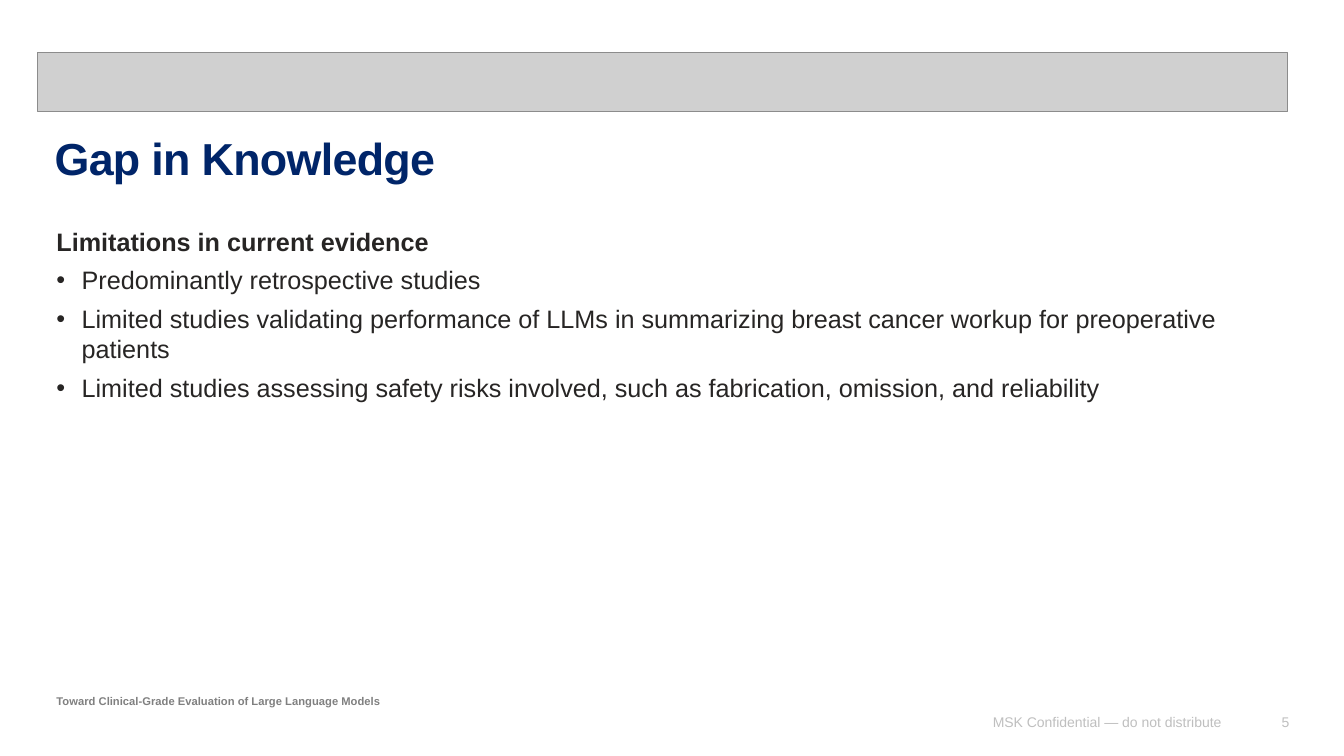
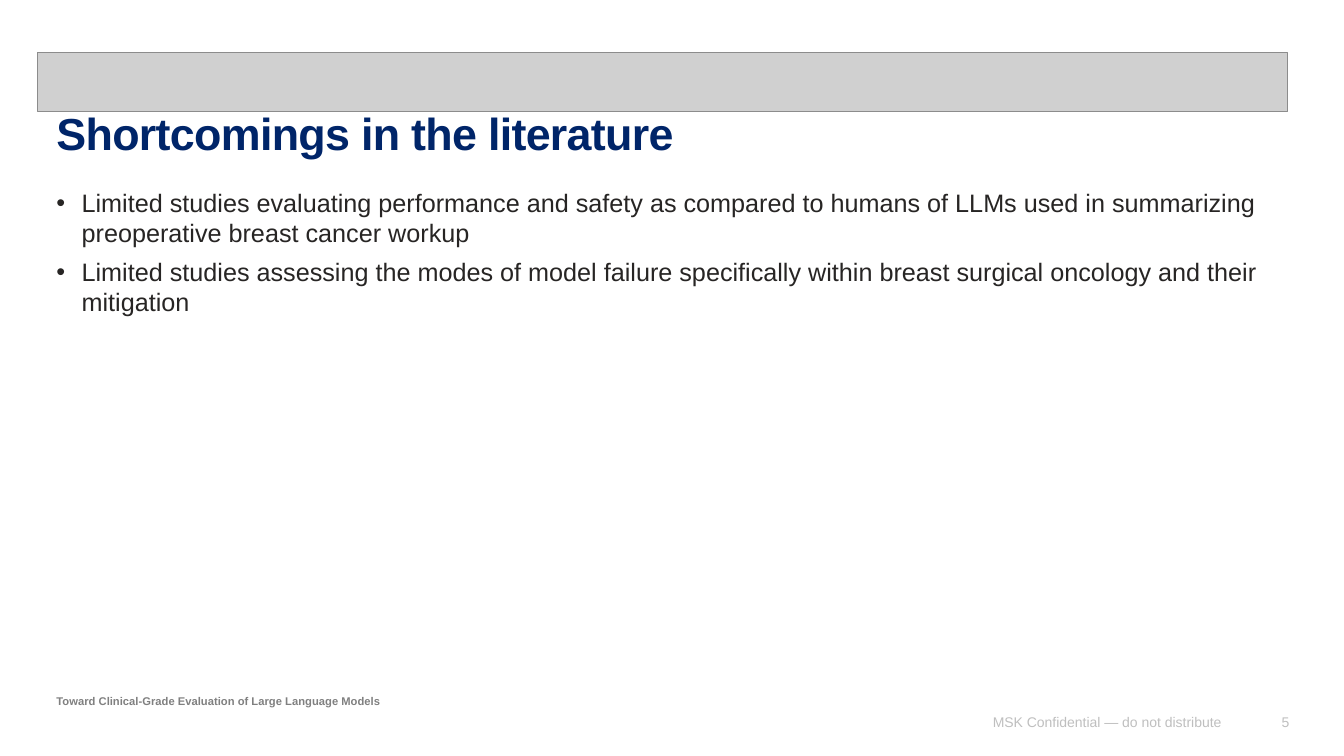
Before and after one commit to Robertjam954/llm_summarization_br_ca, a slide deck: slide 5 of conferences/cornell_spring_wip/llm_summary_validation_presentation.pptx. Drawn at 1344x756 pixels with LibreOffice and Linux fonts; fonts in the diff are those of the drawing; grey boxes stand for pictures. Boxes give left, top, right and bottom in pixels: in the first picture for what was removed or moved away, otherwise in the second. Text is boxed around its words. In the diff, an @@ line names an element or a change of style, - is before the commit and + after.

```diff
--- a/conferences/cornell_spring_wip/llm_summary_validation_presentation.pptx
+++ b/conferences/cornell_spring_wip/llm_summary_validation_presentation.pptx
@@ title at (x1=56, y1=117, x2=673, y2=159): text changed @@
-Gap in Knowledge
+Shortcomings in the literature
@@ text at (x1=82, y1=193, x2=1256, y2=317): text changed @@
-  Limitations in current evidence
-  • Predominantly retrospective studies
-  • Limited studies validating performance of LLMs in summarizing breast cancer workup for preoperative patients
-  • Limited studies assessing safety risks involved, such as fabrication, omission, and reliability
+  • Limited studies evaluating performance and safety as compared to humans of LLMs used in summarizing preoperative breast cancer workup
+  • Limited studies assessing the modes of model failure specifically within breast surgical oncology and their mitigation
```
Also in this commit, not shown: 14 other slides changed, 2 slides added, 2 slides removed, 5 other files.
